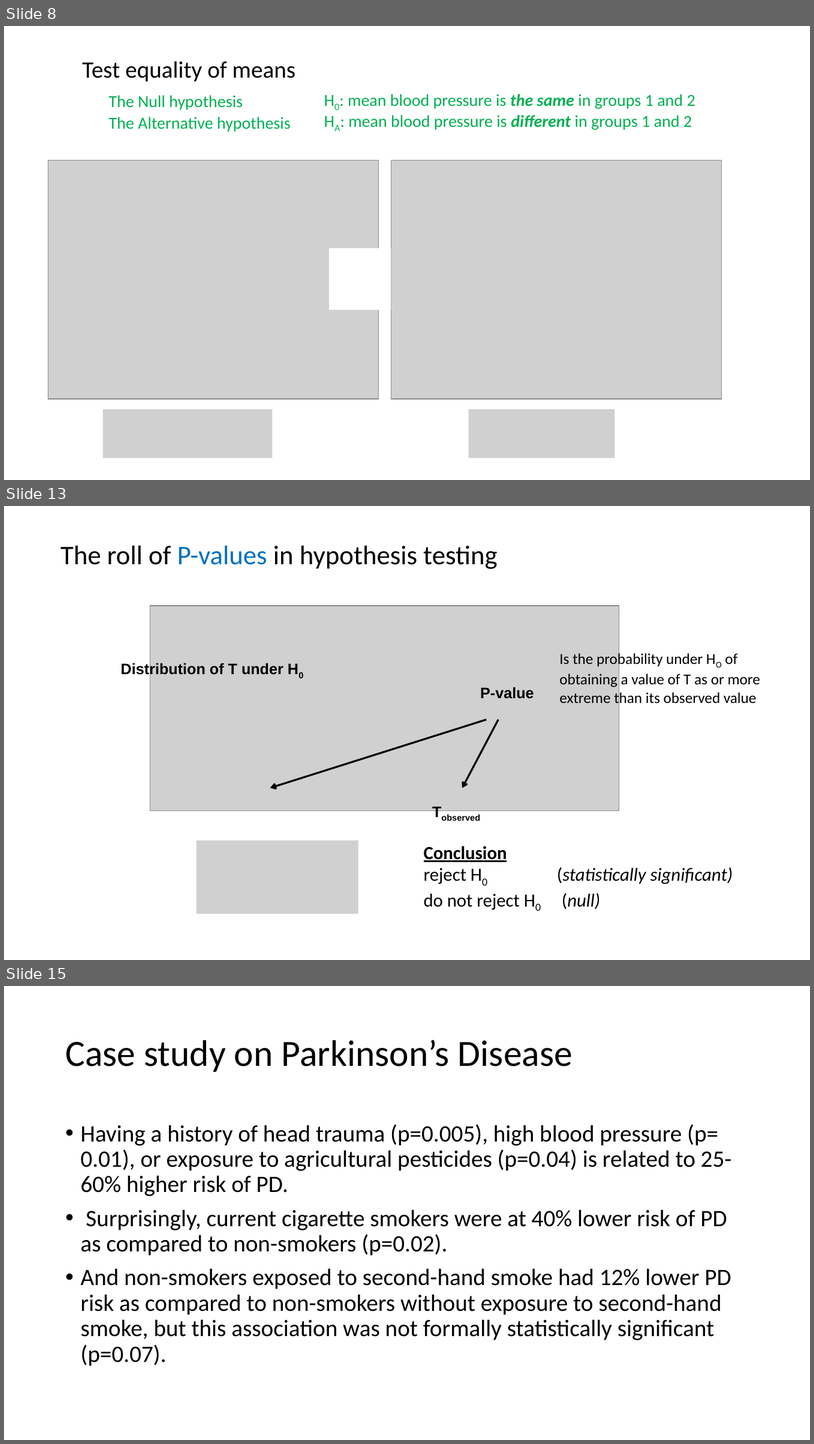
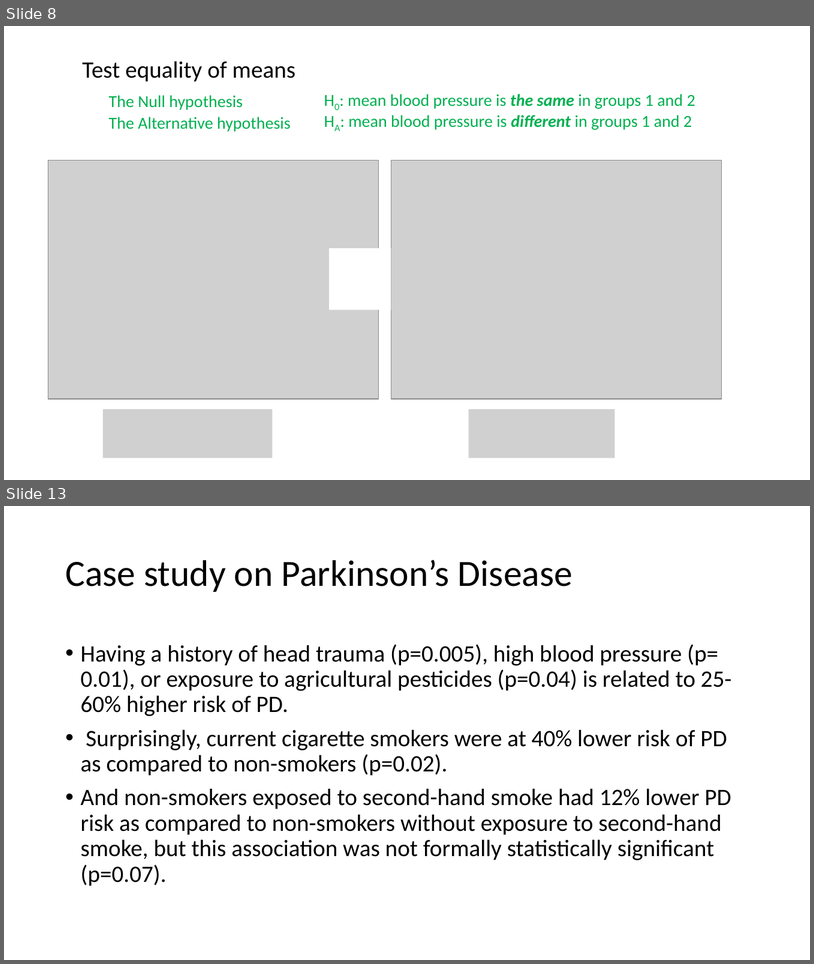
Before and after one commit to USCbiostats/LAsBEST, a slide deck: google-drive/week02/2Tues/1_lasbest-hypothesis-testing.pptx. Shown one above the other, each under a label of ours: slides 8, 13 and 15 before the commit, slides 8 and 13 after it; the slides between them are not shown. The pictures are 814x1444 and 814x964 pixels, drawn with LibreOffice and Linux fonts; fonts in the diff are those of the drawing; grey boxes stand for pictures; background and template pictures are left out. Boxes give left, top, right and bottom in pixels: in the first picture for what was removed or moved away, otherwise in the second. Text is boxed around its words. In the diff, an @@ line names an element or a change of style, - is before the commit and + after.

```diff
--- a/google-drive/week02/2Tues/1_lasbest-hypothesis-testing.pptx
+++ b/google-drive/week02/2Tues/1_lasbest-hypothesis-testing.pptx
@@ slide 13 removed at (x1=4, y1=506, x2=810, y2=960), background #FFFFFF @@
@@ text removed at (x1=60, y1=546, x2=497, y2=569) @@
-The roll of P-values in hypothesis testing
@@ text removed at (x1=121, y1=662, x2=284, y2=678) @@
-Distribution of T under H0
@@ text removed at (x1=560, y1=651, x2=761, y2=706) @@
-Is the probability under HO of
-obtaining a value of T as or more
-extreme than its observed value
@@ group removed at (x1=150, y1=606, x2=620, y2=823): 2 arrows, 2 texts, 1 picture @@
-Tobserved
-P-value
@@ picture removed at (x1=197, y1=840, x2=359, y2=913) @@
@@ text removed at (x1=424, y1=846, x2=734, y2=910) @@
-Conclusion
-reject H0 (statistically significant)
-do not reject H0 (null)
@@ what was slide 15 is now slide 13 @@
```
Also in this commit, not shown: 8 slides changed, 2 slides added, 3 other slides removed, 1 other file.
